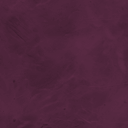
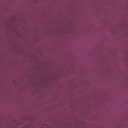
Before/after of a w=128, h=128 layered artwork. What changed in the layer stack:
pixels changed over [0, 0, 128, 128] (layer not identified)
